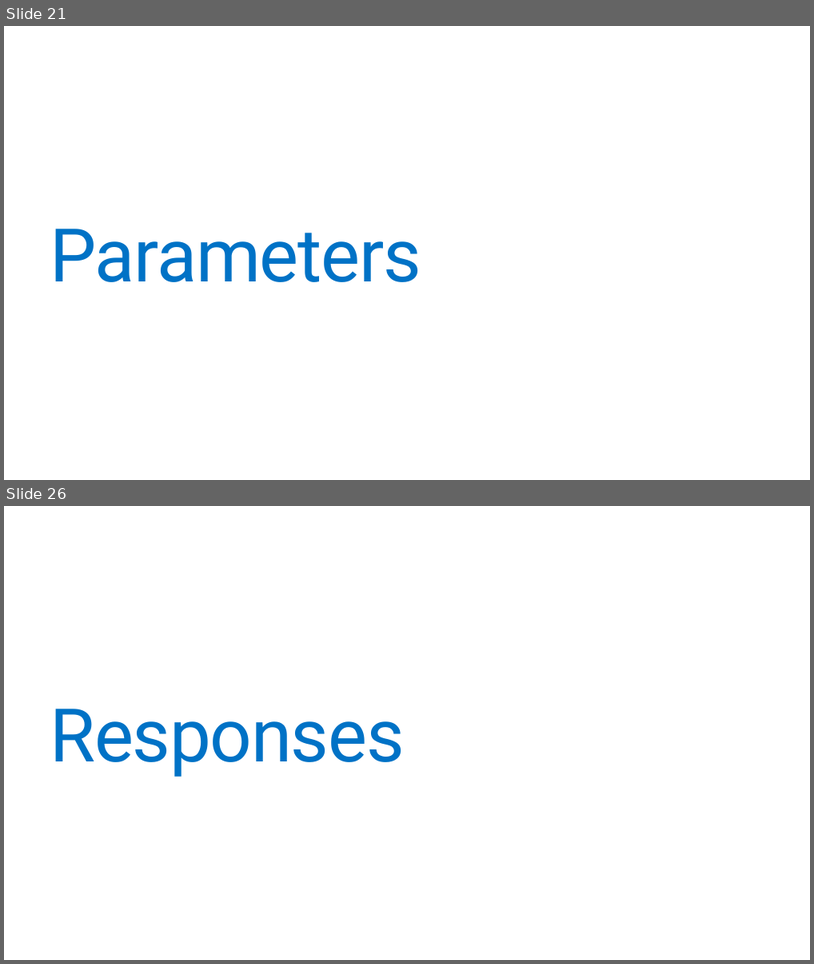
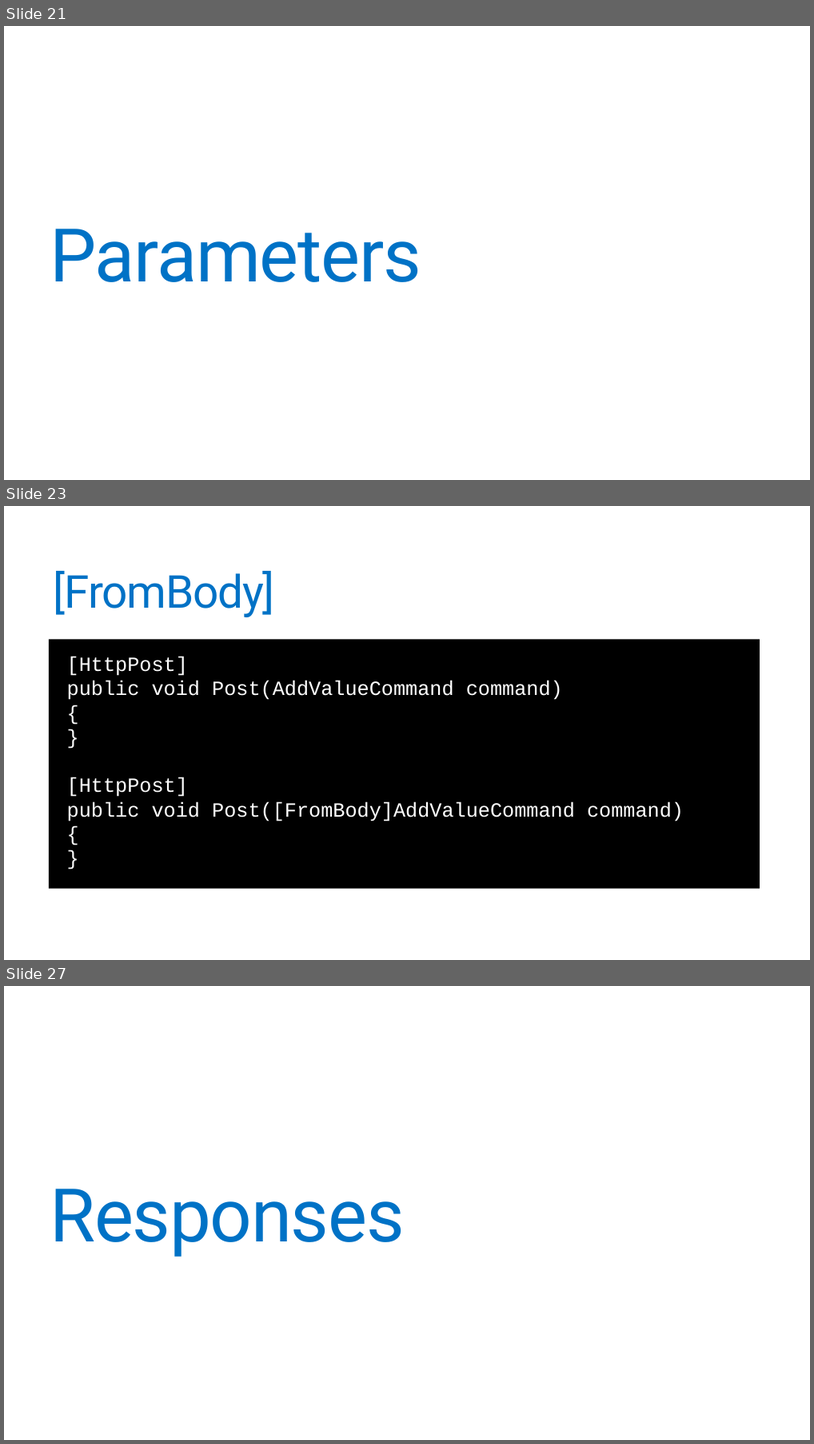
Before and after one commit to jonathantower/dotnet-apis, a slide deck: slides.pptx. Shown one above the other, each under a label of ours: slides 21 and 26 before the commit, slides 21, 23 and 27 after it; the slides between them are not shown. The pictures are 814x964 and 814x1444 pixels, drawn with LibreOffice and Linux fonts; fonts in the diff are those of the drawing. Boxes give left, top, right and bottom in pixels: in the first picture for what was removed or moved away, otherwise in the second. Text is boxed around its words. In the diff, an @@ line names an element or a change of style, - is before the commit and + after.

```diff
--- a/slides.pptx
+++ b/slides.pptx
@@ slide 23 added at (x1=4, y1=506, x2=810, y2=960), background #FFFFFF @@
@@ title added at (x1=54, y1=571, x2=275, y2=617), 54 pt, text #0072C6 @@
+[FromBody]
@@ text added at (x1=49, y1=639, x2=760, y2=888), fill #000000, 24 pt, text #FFFFFF @@
+  [HttpPost]
+  public void Post(AddValueCommand command)
+  {
+  }
+  [HttpPost]
+  public void Post([FromBody]AddValueCommand command)
+  {
+  }
@@ what was slide 26 is now slide 27 @@
```
Also in this commit, not shown: 8 slides changed, 6 other slides added, 10 slides removed.
